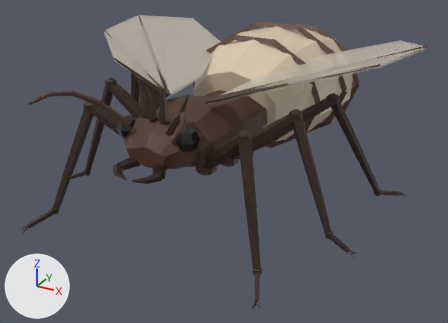
An edit to the glTF model Модели/Жуки/queen.glb, drawn before and after from the same camera.
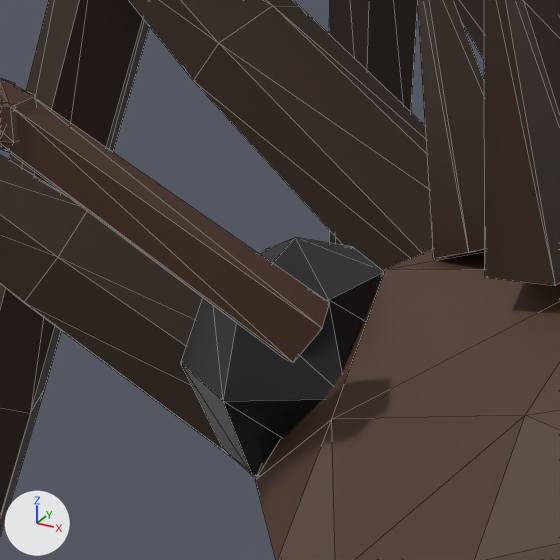
The first picture shows the older version from a 50 mm lens placed at (2.84, -4.82, 2.9), pointed at (-0.05, 0.44, 0.27). The close-ups show the older and then the newer version on the part from 22% to 34% of the width and 28% to 45% of the height of that picture. Only the edits that show in the close-ups are written down. Every picture has the same lights, and +X, +Y and +Z are marked at lower left. The close-ups show mesh edges as thin lines. Where no turn or scale is listed for an object, it has been applied to the vertices. Vertices at exactly the same position are counted once.

The older version as bpy lines, for what is in view:
```python
me_eyeright001 = bpy.data.meshes.new('EyeRight001')
me_eyeright001.from_pydata(...)  # a UV sphere (6 segments, 4 rings, poles along z) spanning x -0.387..-0.213, y -0.93..-0.71, z 0.91..1.13
me_eyeright001.materials.append(mat_queen_eye)  # black #19191d
me_tibia003 = bpy.data.meshes.new('Tibia003')
me_tibia003.from_pydata(...)  # 17 vertices, 30 faces; spans x -1.388..-0.93, y -0.253..-0.133, z 0.109..1.158
me_tibia003.materials.append(mat_queen_leg)  # brown #352216
me_tibia005 = bpy.data.meshes.new('Tibia005')
me_tibia005.from_pydata(...)  # 17 vertices, 30 faces; spans x -1.527..-1.049, y 0.356..0.831, z 0.105..1.165
me_tibia005.materials.append(mat_queen_leg)  # brown #352216
ob_eyeright001 = bpy.data.objects.new('EyeRight001', me_eyeright001)
ob_eyeright001.location = (0.0, 0.0, 0.0)
ob_tibia003 = bpy.data.objects.new('Tibia003', me_tibia003)
ob_tibia003.location = (0.0, 0.0, 0.0)
ob_tibia005 = bpy.data.objects.new('Tibia005', me_tibia005)
ob_tibia005.location = (0.0, 0.0, 0.0)
# also in view: 'Femur005' at (-0.73, 0.24, 0.87); 'HeadBase001' at (0.0, -0.8, 0.93); 'Femur001' at (-0.52, -0.6, 0.87); 'AntNode1003' at (-0.38, -1.08, 1.3); 'AntSeg1003' at (-0.29, -1.01, 1.2)
```
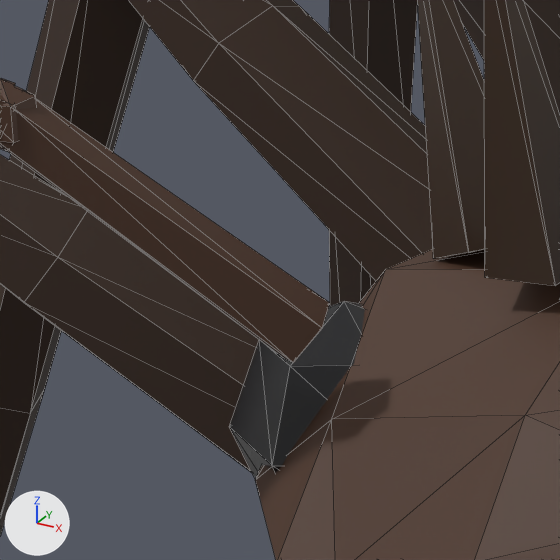
What differs and where, as boxes [x1, y1, x2, y2] in the close-ups (560 x 560 px):
'EyeRight001', moved
    before: [181, 238, 384, 476]
    after: [230, 301, 365, 479]

What changed in the scene script:
```text
Change me_eyeright001:
    used by ob_eyeright001; location = (0.0, 0.0, 0.0)
    remove me_eyeright001.from_pydata(...)  # 20 vertices, 36 faces; spans x -0.387..-0.213, y -0.93..-0.71, z 0.91..1.13
    add me_eyeright001.from_pydata(...)  # 20 vertices, 36 faces; spans x -0.339..-0.166, y -0.93..-0.71, z 0.861..1.081
    me_eyeright001 part 1: the whole mesh is moved by (0.047, 0.0, -0.049)
```
